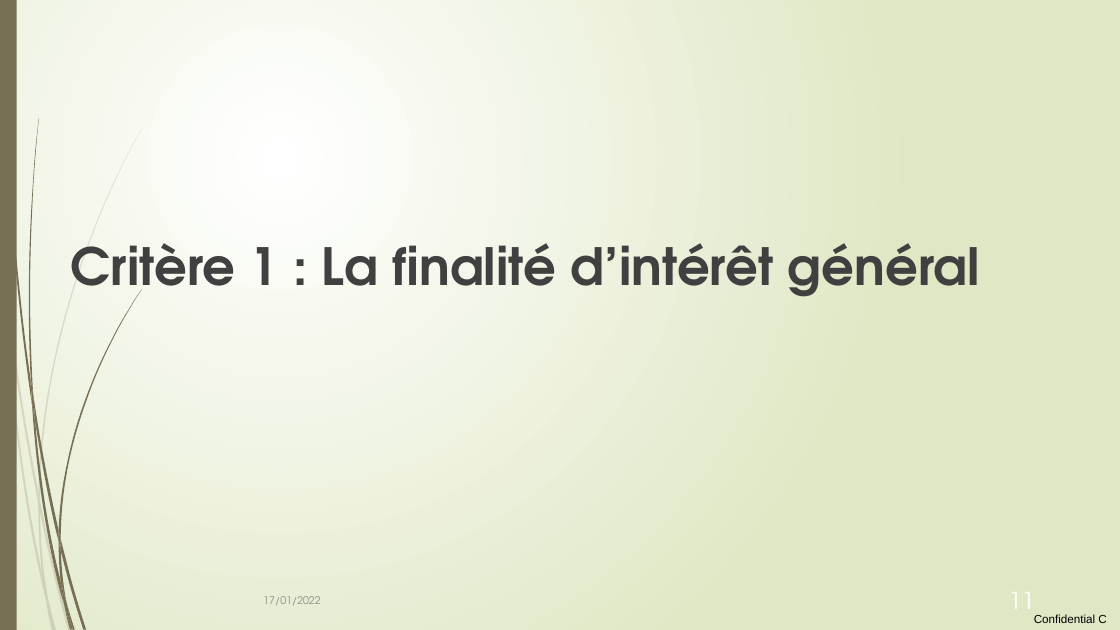
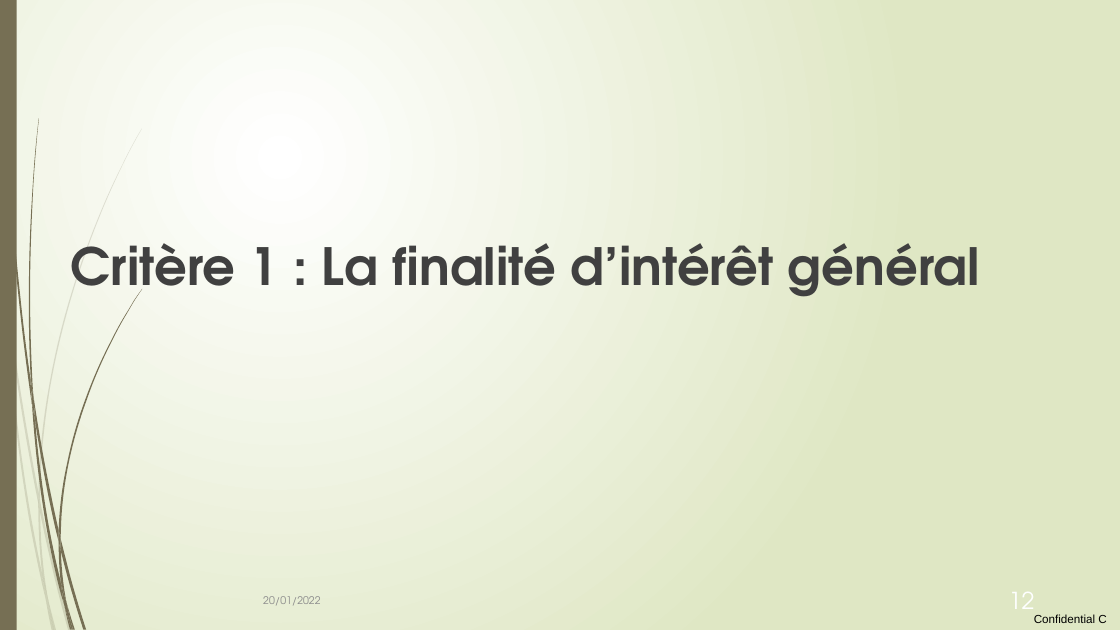
Before and after one commit to loco-philippe/Environmental-Sensing, a slide deck: slide 12 of documentation/initiative citoyenne.pptx (slide 11 before the commit). Drawn at 1120x630 pixels with LibreOffice and Linux fonts; fonts in the diff are those of the drawing. Boxes give left, top, right and bottom in pixels: in the first picture for what was removed or moved away, otherwise in the second. Text is boxed around its words. In the diff, an @@ line names an element or a change of style, - is before the commit and + after.

```diff
--- a/documentation/initiative citoyenne.pptx
+++ b/documentation/initiative citoyenne.pptx
@@ text at bbox=[263, 596, 320, 605]: text changed @@
-17/01/2022
+20/01/2022
@@ page number at bbox=[1009, 592, 1035, 621]: text changed @@
-11
+12
```
Also in this commit, not shown: 18 other slides changed, 1 slide added, 1 other file.
